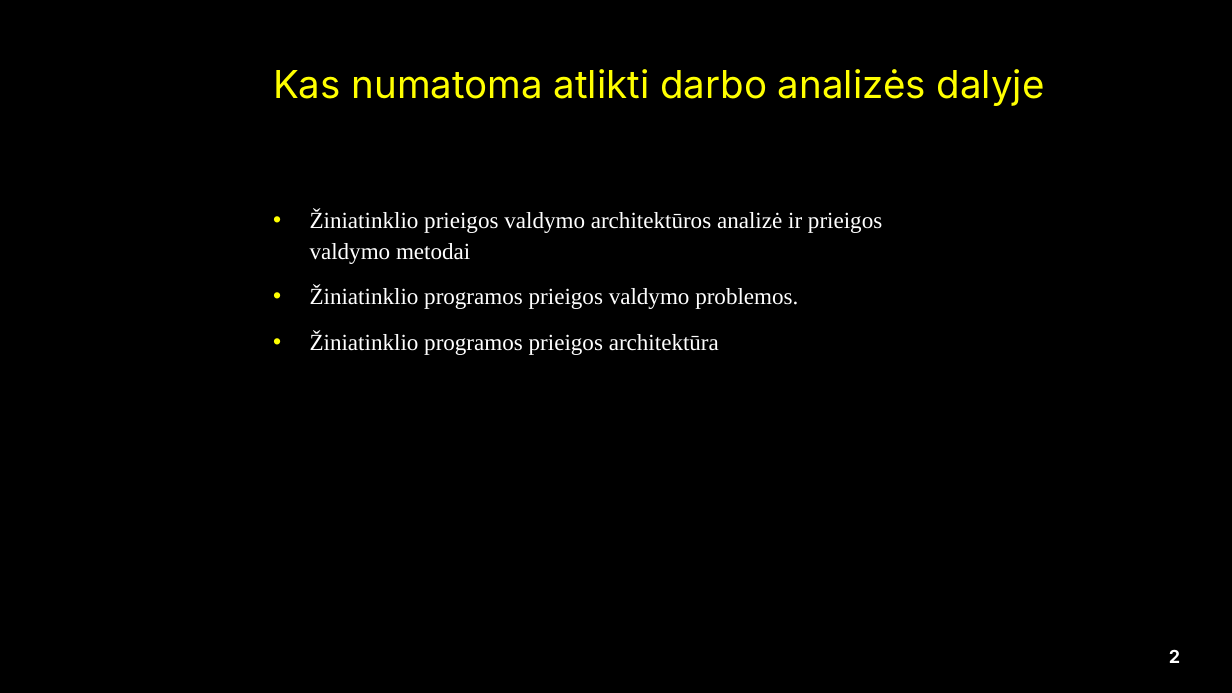
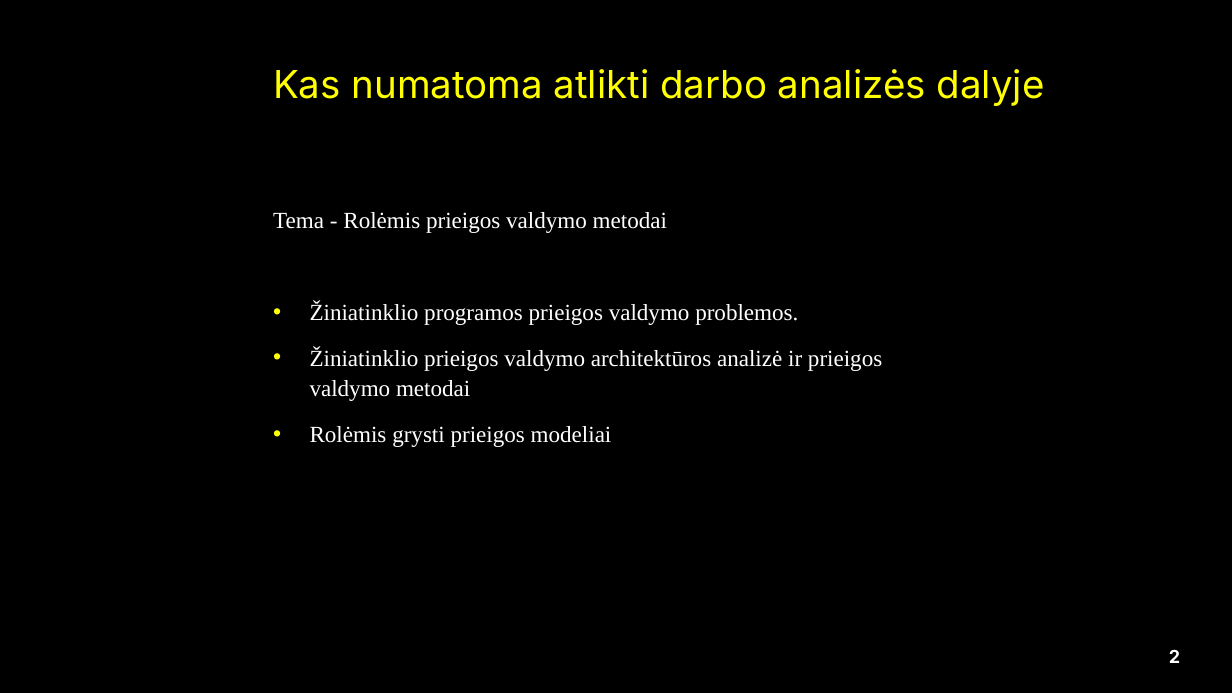
Before and after one commit to EligijusK/KTU, a slide deck: slide 2 of Saugos Magistro studijos/Magistrinis Darbas/Literaturos sarasas.pptx. Drawn at 1232x693 pixels with LibreOffice and Linux fonts; fonts in the diff are those of the drawing; background and template pictures are left out. Boxes give left, top, right and bottom in pixels: in the first picture for what was removed or moved away, otherwise in the second. Text is boxed around its words. In the diff, an @@ line names an element or a change of style, - is before the commit and + after.

```diff
--- a/Saugos Magistro studijos/Magistrinis Darbas/Literaturos sarasas.pptx
+++ b/Saugos Magistro studijos/Magistrinis Darbas/Literaturos sarasas.pptx
@@ text at (273, 212, 798, 325): paragraphs added @@
+Tema - Rolėmis prieigos valdymo metodai
+• Žiniatinklio programos prieigos valdymo problemos.
@@ text at (310, 426, 612, 447): text changed @@
-• Žiniatinklio programos prieigos valdymo problemos.
-• Žiniatinklio programos prieigos architektūra
+• Rolėmis grysti prieigos modeliai
```
Also in this commit, not shown: 1 other slide changed, 2 other files.
